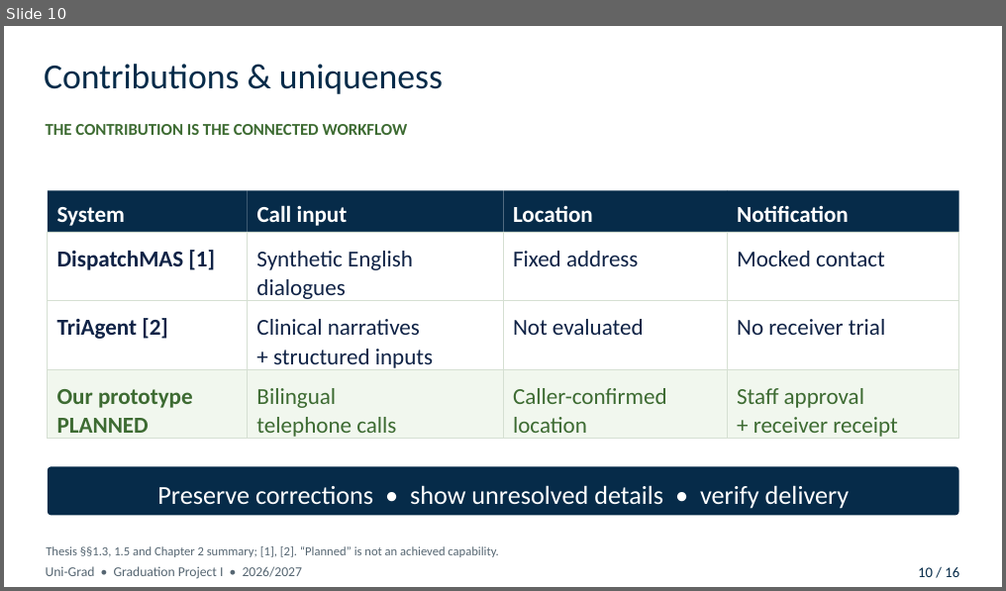
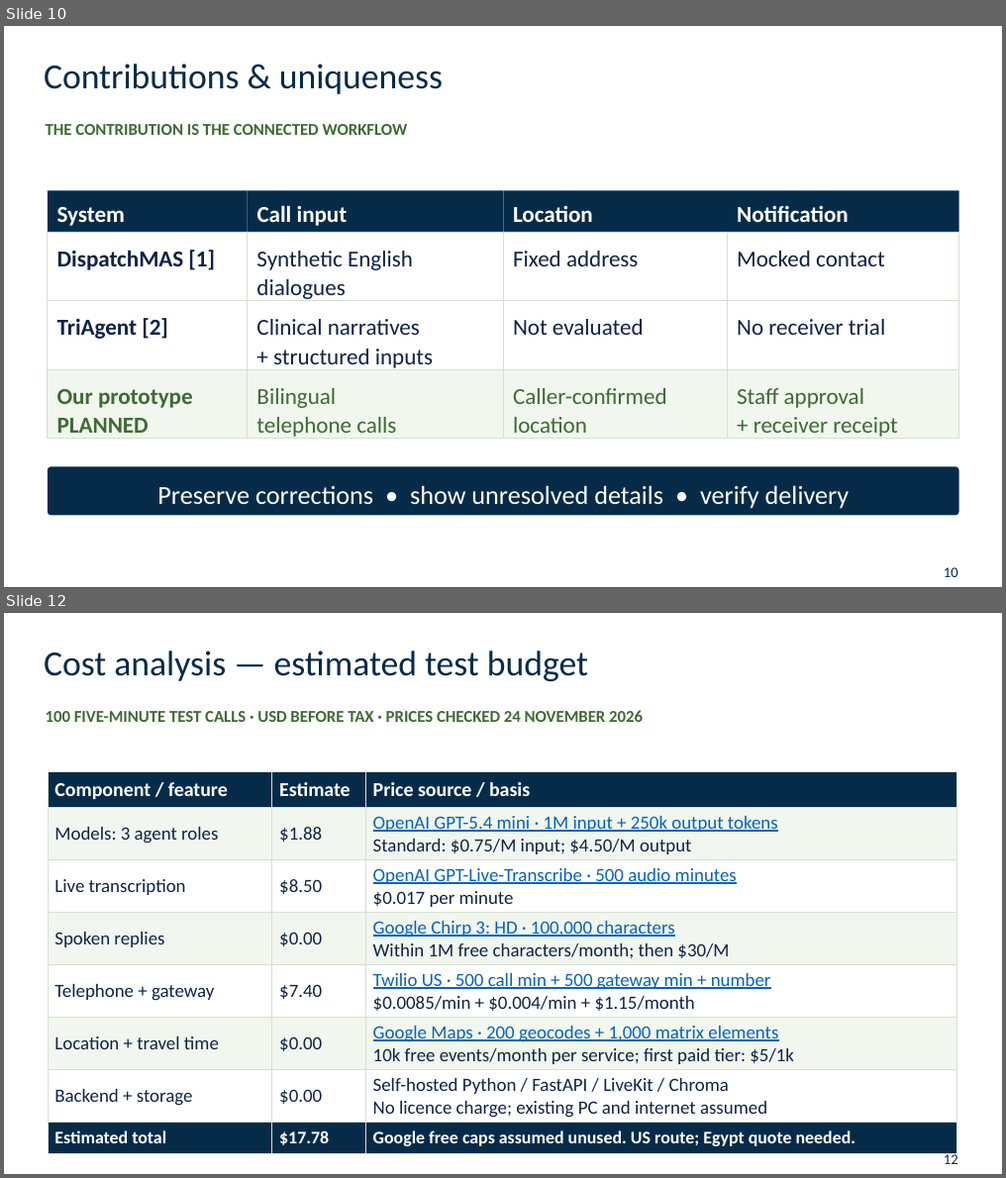
Before and after one commit to 3bdoo04/Uni-Grad, a slide deck: Review/Presentation/Uni-Grad - Midterm Presentation.pptx. Shown one above the other, each under a label of ours: slide 10 before the commit, slides 10 and 12 after it; the slides between them are not shown. The pictures are 1006x591 and 1006x1178 pixels, drawn with LibreOffice and Linux fonts; fonts in the diff are those of the drawing; background and template pictures are left out. Boxes give left, top, right and bottom in pixels: in the first picture for what was removed or moved away, otherwise in the second. Text is boxed around its words. In the diff, an @@ line names an element or a change of style, - is before the commit and + after.

Commit message:
Revise midterm presentation diagrams tables costs and task assignments

```diff
--- a/Review/Presentation/Uni-Grad - Midterm Presentation.pptx
+++ b/Review/Presentation/Uni-Grad - Midterm Presentation.pptx
@@ slide 12 added at (4,613,1002,1174), background #FFFFFF @@
@@ text added at (44,651,588,681), 34 pt, text #062B49 @@
+Cost analysis — estimated test budget
@@ text added at (46,710,643,722), 16 pt, text #3D6B32, bold @@
+100 FIVE-MINUTE TEST CALLS · USD BEFORE TAX · PRICES CHECKED 24 NOVEMBER 2026
@@ table added at (48,771,957,1151), 8 rows, 3 columns @@
+Component / feature | Estimate | Price source / basis
+Models: 3 agent roles | $1.88 | OpenAI GPT-5.4 mini · 1M input + 250k output tokens / Standard: $0.75/M input; $4.50/M output
+Live transcription | $8.50 | OpenAI GPT-Live-Transcribe · 500 audio minutes / $0.017 per minute
+Spoken replies | $0.00 | Google Chirp 3: HD · 100,000 characters / Within 1M free characters/month; then $30/M
+Telephone + gateway | $7.40 | Twilio US · 500 call min + 500 gateway min + number / $0.0085/min + $0.004/min + $1.15/month
+Location + travel time | $0.00 | Google Maps · 200 geocodes + 1,000 matrix elements / 10k free events/month per service; first paid tier: $5/1k
+Backend + storage | $0.00 | Self-hosted Python / FastAPI / LiveKit / Chroma / No licence charge; existing PC and internet assumed
+Estimated total | $17.78 | Google free caps assumed unused. US route; Egypt quote needed.
@@ text added at (944,1152,958,1164), 14 pt, text #062B49 @@
+12
@@ slide 10 changed as well @@
@@ text removed at (46,547,498,558) @@
-Thesis §§1.3, 1.5 and Chapter 2 summary; [1], [2]. “Planned” is not an achieved capability.
@@ text removed at (46,567,303,579) @@
-Uni-Grad • Graduation Project I • 2026/2027
@@ text at (944,568,958,577): text changed @@
-10 / 16
+10
```
Also in this commit, not shown: 10 other slides changed, 4 other slides added, 9 slides removed, 16 other files.
